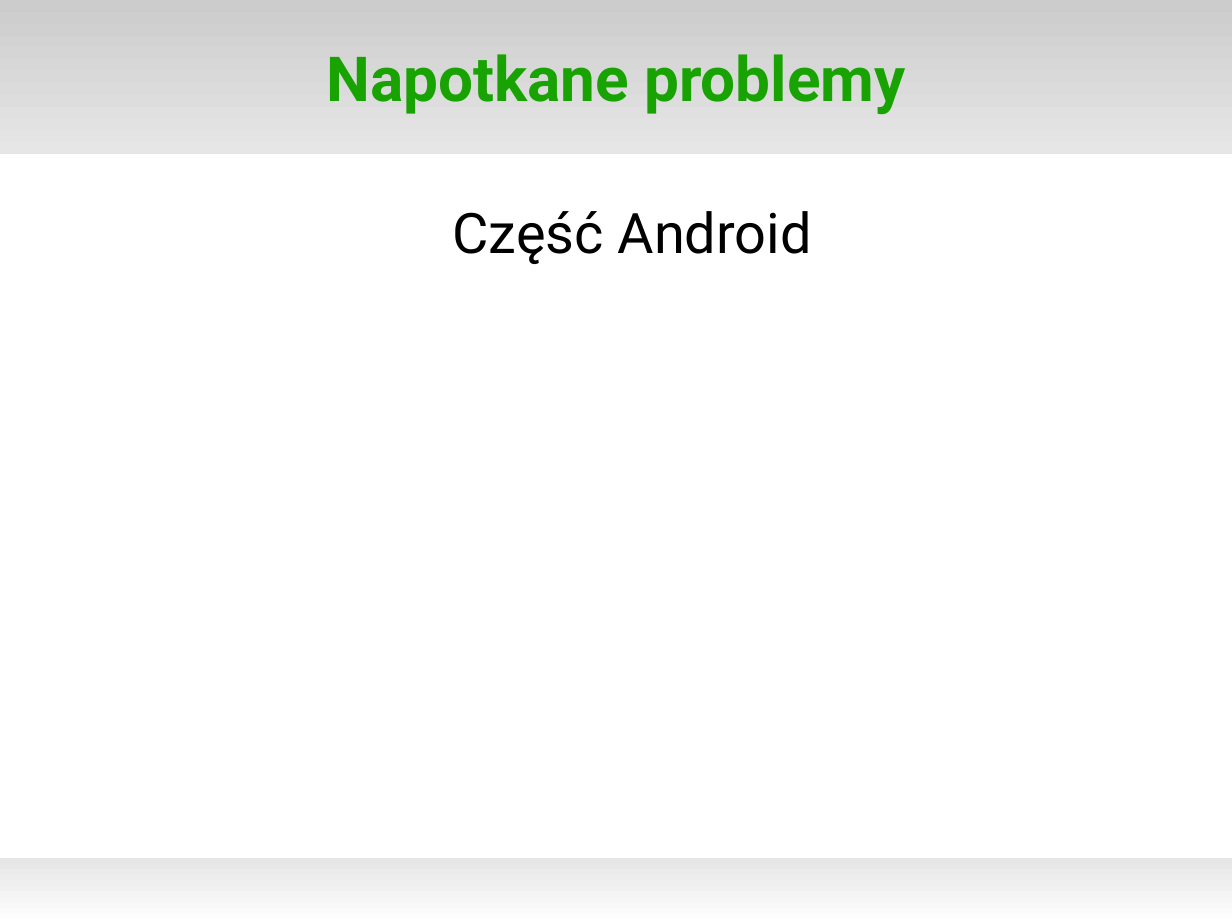
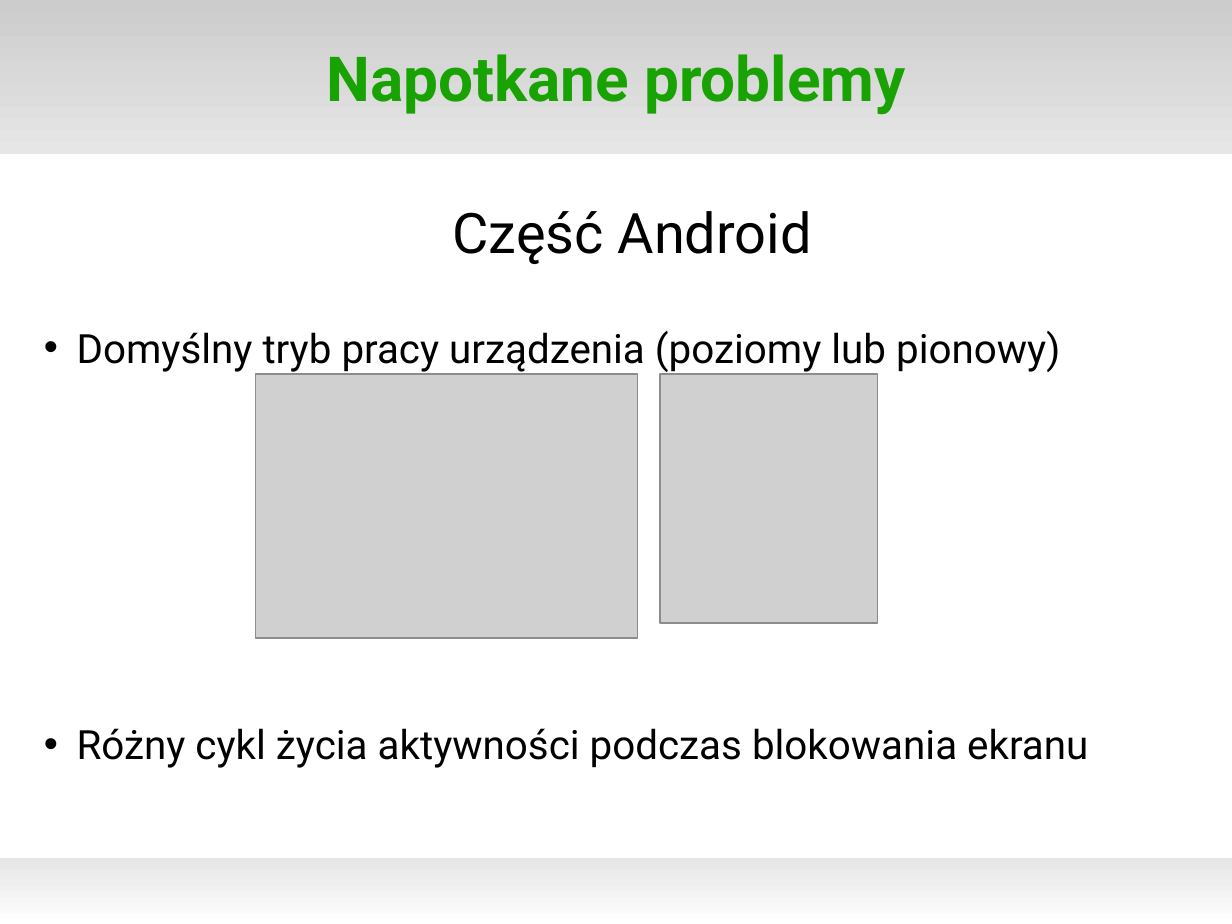
Before and after one commit to matkaczmarski/Praca-inzynierska, a slide deck: slide 11 of Prezentacja - obrona pracy/szablon-do-prezentacji.odp. Drawn at 1232x924 pixels with LibreOffice and Linux fonts; fonts in the diff are those of the drawing; grey boxes stand for pictures; background and template pictures are left out. Boxes give left, top, right and bottom in pixels: in the first picture for what was removed or moved away, otherwise in the second. Text is boxed around its words. In the diff, an @@ line names an element or a change of style, - is before the commit and + after.

```diff
--- a/Prezentacja - obrona pracy/szablon-do-prezentacji.odp
+++ b/Prezentacja - obrona pracy/szablon-do-prezentacji.odp
@@ text at <box>77,331,1088,768</box>: paragraphs added @@
+• Domyślny tryb pracy urządzenia (poziomy lub pionowy)
+• Różny cykl życia aktywności podczas blokowania ekranu
@@ picture added at <box>256,375,638,638</box> @@
@@ picture added at <box>661,375,879,624</box> @@
```
Also in this commit, not shown: 2 other slides changed.
